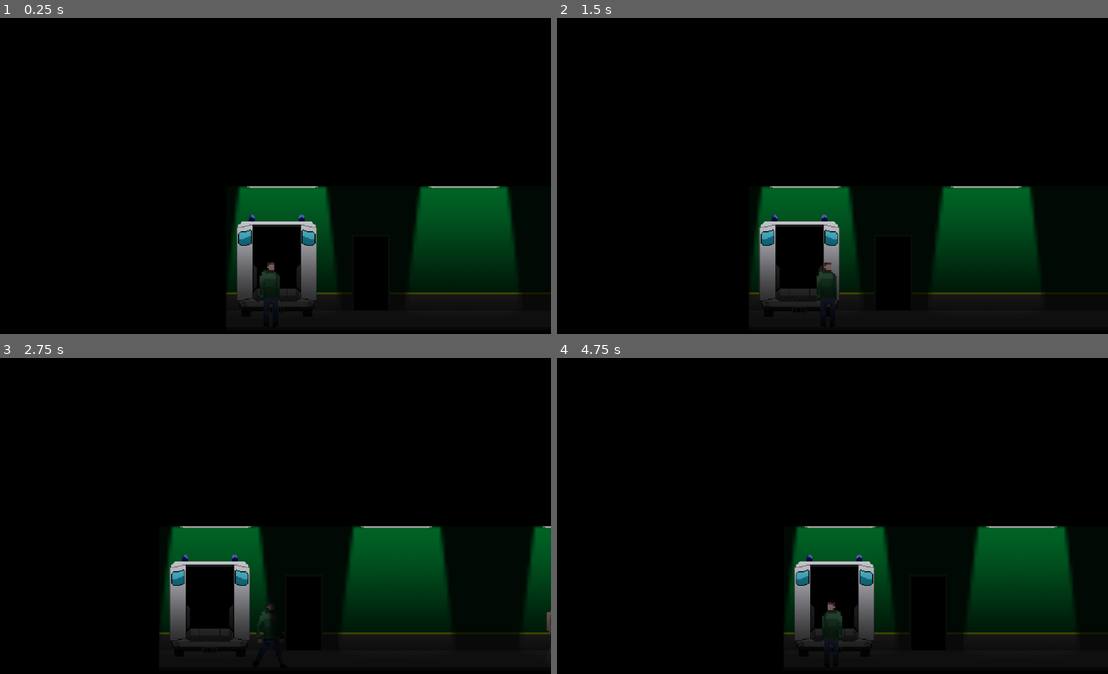
Above: before the commit, frames 1-4 (two rows, left to right).
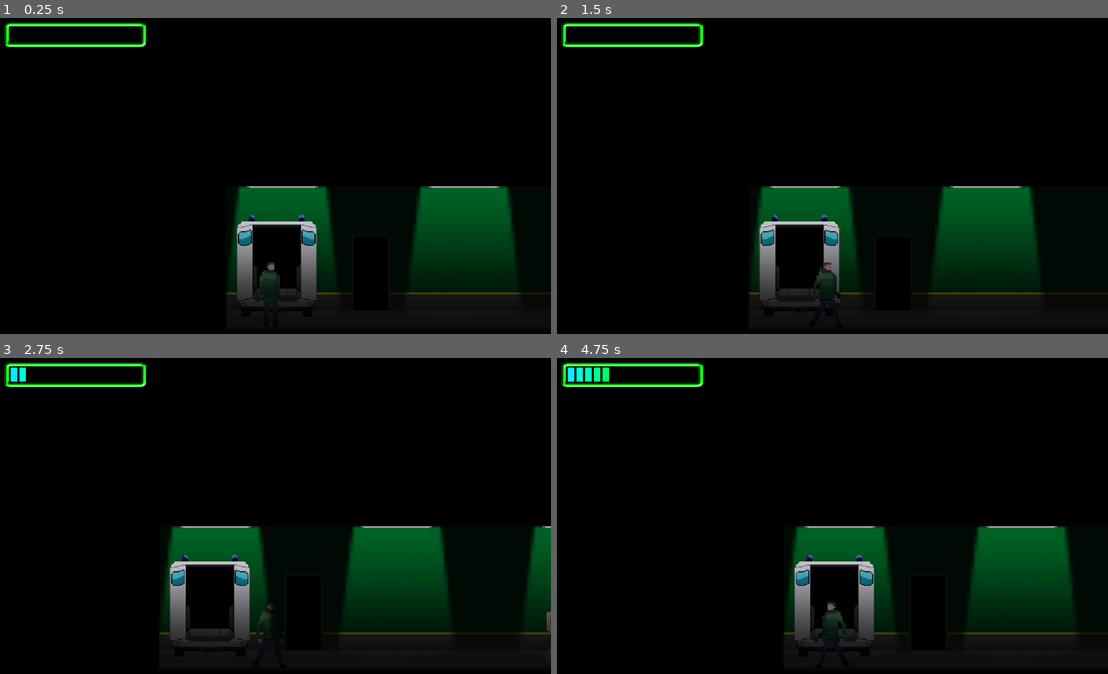
Above: after the commit, the same moments.

Repository: federomeo18/The-Hospital
Game: Godot game, scene res://Main.tscn
The game is run twice, just before and just after one commit, with the same random seed, the same clock (stepped at 60 frames per second) and the same inputs.
Inputs:
- Up to frame 1 (0.25 s): no input
- Up to frame 2 (1.5 s): tap Enter (ui_accept) at 0.5, 0.77 s; hold Right (ui_right) 0.53-1.28 s; hold Ctrl (ui_lctrl) 0.53-1.28 s; tap Shift (ui_lshift) at 0.8, 1.35 s; hold Down (ui_down) from 1.28 s (still down)
- Up to frame 3 (2.75 s): tap Enter (ui_accept) at 1.52, 2 s; tap Ctrl (ui_lctrl) at 1.55 s; release Down (ui_down) at 2.03 s; hold Right (ui_right) from 2.03 s (still down); hold Ctrl (ui_lctrl) from 2.03 s (still down); tap Shift (ui_lshift) at 2.3 s
- Up to frame 4 (4.75 s): release Right (ui_right) at 2.78 s; release Ctrl (ui_lctrl) at 2.78 s; hold Up (ui_up) 2.78-3.53 s; tap Shift (ui_lshift) at 2.85, 3.8, 4.35 s; tap Enter (ui_accept) at 3.02, 3.5, 3.77, 4.52 s; tap Ctrl (ui_lctrl) at 3.05, 4.55 s; hold Ctrl (ui_lctrl) 3.53-4.28 s; hold Left (ui_left) from 3.53 s (still down)

The runs differ from the first frame. In frame 1, 0.8% of the frame differs, in the area x 0-27%, y 1-10%; in frame 2, 0.9%; in frame 3, 0.9%; in frame 4, 1.2%, in the area x 0-53%, y 1-91%.

Commit message:
Updated Noise detector

Diff:
--- a/Main.tscn
+++ b/Main.tscn
@@ -1,9 +1,10 @@
-[gd_scene load_steps=5 format=2]
+[gd_scene load_steps=6 format=2]
 
 [ext_resource path="res://assets/Background/Background.tscn" type="PackedScene" id=1]
 [ext_resource path="res://assets/Background/Door.tscn" type="PackedScene" id=2]
 [ext_resource path="res://assets/MC/MainChar.tscn" type="PackedScene" id=3]
 [ext_resource path="res://assets/Enemy01/Enemy1.tscn" type="PackedScene" id=4]
+[ext_resource path="res://assets/UI/UI.tscn" type="PackedScene" id=5]
 
 [node name="Main" type="Node"]
 
@@ -23,5 +24,13 @@
 [node name="CanvasModulate" type="CanvasModulate" parent="."]
 position = Vector2( 48.4414, 572.807 )
 color = Color( 0.101961, 0.101961, 0.101961, 1 )
+
+[node name="CanvasLayer" parent="." instance=ExtResource( 5 )]
+[connection signal="noiselevelchanged" from="MainChar" to="Enemy1" method="_on_MainChar_noiselevelchanged"]
+[connection signal="noiselevelchanged" from="MainChar" to="CanvasLayer" method="_on_MainChar_noiselevelchanged"]
 [connection signal="playerattack" from="MainChar" to="Enemy1" method="_on_MainChar_playerattack"]
 [connection signal="enemyattack" from="Enemy1" to="MainChar" method="_on_Enemy1_enemyattack"]
+
+[editable path="MainChar"]
+
+[editable path="CanvasLayer"]
--- a/assets/Enemy01/Enemy1.gd
+++ b/assets/Enemy01/Enemy1.gd
@@ -5,13 +5,15 @@
 signal enemyattack
 
 var velocity = Vector2.ZERO
-#var player
+var starter_pos = Vector2.ZERO
+var player_noise = 0
+var search_mode = true
 #var is_entered = null
 #var can_move = true
 #var can_attack = true
 
 onready var rayf:=$RayCastFront
-#onready var rayb:=$RayCastBack
+onready var rayb:=$RayCastBack
 
 onready var playerl = preload("res://assets/MC/MainChar.tscn").instance()
 
@@ -19,21 +21,25 @@
 	position = pos
 
 func _ready():
-	pass
+	starter_pos.x = get_position_in_parent()
+	#pass
 	#$AnimatedSprite.flip_h = true
 #func get_input():
 #	if Input.is_action_pressed("ui_left"):
 #		$AnimatedSprite.flip_h = true
 #	if Input.is_action_pressed("ui_right"):
 #		$AnimatedSprite.flip_h = false
-#func _ready():
-	#player.connect("hurt", self, "on_hurt")
-	#player.connect("playerattack", self, "on_hurt")
 
 func _process(delta):
+	if search_mode == true:
+		patrol()
 	#get_input()
 	_vision(delta)
 	if rayf.is_colliding():
+		search_mode = false
+		attack()
+	elif rayb.is_colliding() && player_noise >= 50:
+		search_mode = false
 		attack()
 
 func _physics_process(delta):
@@ -59,20 +65,18 @@
 	if velocity.length() > 0:
 		velocity = velocity.normalized() * speed
 
+func patrol():
+	if position <= starter_pos:
+		speed = 30
+		if velocity.length() > 0:
+			velocity = velocity.normalized() * speed
+	#elif
+
 func _on_Area2D_area_entered(area):
-	speed = 0
-	emit_signal("enemyattack")
+	if area.name == "MainChar":
+		speed = 0
+		emit_signal("enemyattack")
 	#velocity.x = 0
-	#pass
-	#player = get_parent().get_node("MainChar").position
-	#is_entered = area
-	#velocity.x += (player.x - position.x)
-	#if player.x - position.x < 0:
-	#	$AnimatedSprite.flip_h = true
-	#else:
-	#	$AnimatedSprite.flip_h = false
-	#if velocity.length() > 0:
-	#	velocity = velocity.normalized() * speed
 
 func _on_Area2D_area_exited(area):
 	speed = 90
@@ -83,3 +87,6 @@
 
 func _on_MainChar_playerattack():
 	queue_free()
+
+func _on_MainChar_noiselevelchanged(noiselevel):
+	player_noise = noiselevel
--- a/assets/MC/MainChar.gd
+++ b/assets/MC/MainChar.gd
@@ -10,9 +10,9 @@
 var nomaterial = null
 var step_animation = false
 var attackblink = preload("res://assets/MC/MainChar.tres")
-onready var noiseNode = load("res://assets/MC/Noise.tscn")
 
 signal playerattack
+signal noiselevelchanged(noiselevel)
 
 onready var ray:=$RayCastFront
 
@@ -20,17 +20,13 @@
 	position = pos
 
 func _ready():
-	#var noise_Instance = noiseNode.instance()
-	#add_child(noise_Instance)
-	pass
-	#$AnimatedSprite.material = nomaterial
+	$AnimatedSprite.material = nomaterial
 
 func _process(delta):
 	get_input()
 	_check_shaders()
 	_check_animation()
 	position += velocity * delta
-	#$Noise.steps(noiselevel)
 
 func _unhandled_input(event):
 	if event.is_action_pressed("ui_accept") && ray.is_colliding():
@@ -38,15 +34,22 @@
 
 func get_input():
 	velocity = Vector2()
-	if Input.is_action_pressed("ui_lshift"):
+	if Input.is_action_pressed("ui_lshift") && (Input.is_action_pressed("ui_left") || Input.is_action_pressed("ui_right")) && is_hidden == false:
 		speed = 80
-		noiselevel = 60
-	elif Input.is_action_pressed("ui_lctrl"):
+		noiselevel = 80
+		emit_signal("noiselevelchanged",noiselevel)
+	elif Input.is_action_pressed("ui_lctrl") && (Input.is_action_pressed("ui_left") || Input.is_action_pressed("ui_right")) && is_hidden == false:
 		speed = 20
-		noiselevel = 10
+		noiselevel = 20
+		emit_signal("noiselevelchanged",noiselevel)
+	elif (!Input.is_action_pressed("ui_lshift") || !Input.is_action_pressed("ui_lctrl")) && (Input.is_action_pressed("ui_left") || Input.is_action_pressed("ui_right")) && is_hidden == false:
+		speed = 40
+		noiselevel = 50
+		emit_signal("noiselevelchanged",noiselevel)
 	else:
 		speed = 40
-		noiselevel = 20
+		noiselevel = 0
+		emit_signal("noiselevelchanged",noiselevel)
 	if Input.is_action_pressed("ui_left") && is_hidden == false:
 		velocity.x -= 1
 		$AnimatedSprite.flip_h = true
@@ -55,7 +58,6 @@
 	elif Input.is_action_pressed("ui_right") && is_hidden == false:
 		velocity.x += 1
 		$AnimatedSprite.flip_h = false
-		#_stepping()
 		step_animation = true
 		$RayCastFront.cast_to = Vector2(20,0)
 	elif !Input.is_action_pressed("ui_left") or !Input.is_action_pressed("ui_right"):
@@ -85,22 +87,11 @@
 		$AnimatedSprite.material = nomaterial
 
 func _on_Enemy1_enemyattack():
-	pass
+	ray.enabled = false
+	#pass
 	#visible = false
 	#queue_free()
 
 func _check_animation():
 	if step_animation == true:
 		$AnimatedSprite.play("walking")
-
-func _on_AnimatedSprite_animation_finished():
-	step_animation = false
-	$AnimatedSprite.play("idle")
-	#_stepping()
-
-func _stepping():
-	pass
-	#var step = load("res://assets/MC/Noise.tscn")
-	#var s = step.instance()
-	#add_child_below_node(self, s)
-	#pass
--- a/assets/MC/MainChar.tres
+++ b/assets/MC/MainChar.tres
@@ -3,6 +3,7 @@
 [ext_resource path="res://assets/MC/MainChar.shader" type="Shader" id=1]
 
 [resource]
+render_priority = 5
 shader = ExtResource( 1 )
 shader_param/outLineSize = 0.02
 shader_param/outLineColor = Plane( 1, 0, 0, 1 )
--- a/assets/MC/MainChar.tscn
+++ b/assets/MC/MainChar.tscn
@@ -21,6 +21,8 @@
 "name": "walking",
 "speed": 5.0
 } ]
+
+[sub_resource type="GDScript" id=3]
 
 [node name="MainChar" type="Area2D"]
 script = ExtResource( 1 )
@@ -45,6 +47,8 @@
 [node name="RayCastFront" type="RayCast2D" parent="."]
 enabled = true
 cast_to = Vector2( 20, 0 )
+
+[node name="NoiseLevel" type="Node" parent="."]
+script = SubResource( 3 )
 [connection signal="area_entered" from="." to="." method="_on_MainChar_area_entered"]
 [connection signal="area_exited" from="." to="." method="_on_MainChar_area_exited"]
-[connection signal="animation_finished" from="AnimatedSprite" to="." method="_on_AnimatedSprite_animation_finished"]
--- a/assets/MC/Noise.gd
+++ /dev/null
@@ -1,11 +0,0 @@
-extends Area2D
-
-func _ready():
-	#visible = false
-	pass
-
-# Called every frame. 'delta' is the elapsed time since the previous frame.
-func _process(delta):
-	$Sprite.scale += Vector2(5.0 * delta, 5.0 * delta)
-	if $Sprite.scale.x >= 3:
-		visible = false
--- a/assets/MC/Noise.tscn
+++ /dev/null
@@ -1,15 +0,0 @@
-[gd_scene load_steps=3 format=2]
-
-[ext_resource path="res://assets/MC/Noise.gd" type="Script" id=1]
-[ext_resource path="res://assets/MC/Noise.png" type="Texture" id=2]
-
-[node name="Area2D" type="Area2D"]
-script = ExtResource( 1 )
-
-[node name="Sprite" type="Sprite" parent="."]
-position = Vector2( 2.05054, 0 )
-texture = ExtResource( 2 )
-
-[node name="CollisionPolygon2D" type="CollisionPolygon2D" parent="."]
-build_mode = 1
-polygon = PoolVector2Array( -28.1545, 0.00744629, -27.1778, -11.5907, -19.6085, -25.3865, -9.35329, -34.0546, 2.36697, -38.3276, 13.3547, -38.2055, 22.3891, -34.5429, 31.9118, -27.2177, 37.7719, -18.7938, 41.5566, -9.63735, 42.0449, 0.129532 )
--- /dev/null
+++ b/assets/UI/SoundBar.tscn
@@ -0,0 +1,14 @@
+[gd_scene load_steps=3 format=2]
+
+[ext_resource path="res://assets/UI/Bar_empty.png" type="Texture" id=1]
+[ext_resource path="res://assets/UI/Bar_fill.png" type="Texture" id=2]
+
+[node name="SoundBar" type="HBoxContainer"]
+margin_right = 40.0
+margin_bottom = 40.0
+
+[node name="TextureProgress" type="TextureProgress" parent="."]
+margin_right = 408.0
+margin_bottom = 122.0
+texture_under = ExtResource( 1 )
+texture_progress = ExtResource( 2 )
--- /dev/null
+++ b/assets/UI/UI.gd
@@ -0,0 +1,7 @@
+extends CanvasLayer
+
+func _on_MainChar_noiselevelchanged(noiselevel):
+	if($SoundBar/TextureProgress.value <= noiselevel):
+		$SoundBar/TextureProgress.value += 1
+	elif($SoundBar/TextureProgress.value >= noiselevel):
+		$SoundBar/TextureProgress.value -= 1
--- a/assets/UI/UI.tscn
+++ b/assets/UI/UI.tscn
@@ -1,5 +1,10 @@
-[gd_scene format=2]
+[gd_scene load_steps=3 format=2]
 
-[node name="Interface" type="Control"]
-anchor_right = 1.0
-anchor_bottom = 1.0
+[ext_resource path="res://assets/UI/UI.gd" type="Script" id=1]
+[ext_resource path="res://assets/UI/SoundBar.tscn" type="PackedScene" id=2]
+
+[node name="CanvasLayer" type="CanvasLayer"]
+script = ExtResource( 1 )
+
+[node name="SoundBar" parent="." instance=ExtResource( 2 )]
+rect_scale = Vector2( 0.7, 0.7 )
Not shown: 1 places in assets/MC/MainChar.tscn that only renumber resources
Binary file removed: assets/MC/Noise.png
Not shown, removed: assets/MC/Noise.png.import
Binary file removed: assets/UI/Bar.png
Binary file added: assets/UI/Bar_empty.png
Not shown, changed: assets/UI/Bar_empty.png.import
Binary file added: assets/UI/Bar_fill.png
Not shown, changed: assets/UI/Bar_fill.png.import
Binary file removed: assets/UI/Marker.png
